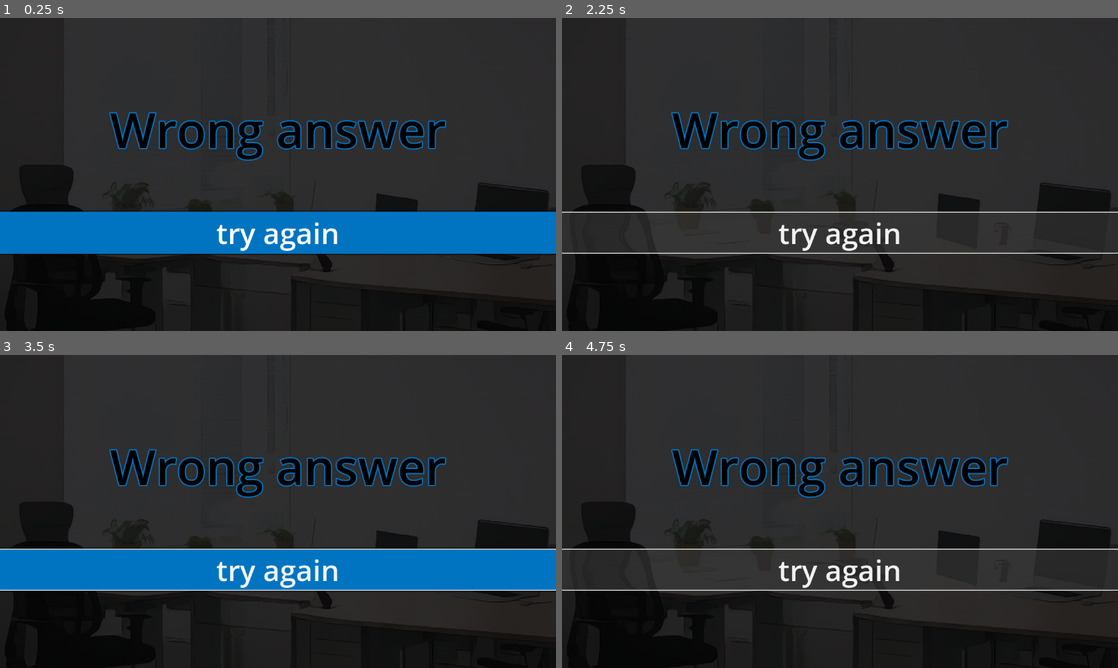
Above: before the commit, frames 1-4 (two rows, left to right).
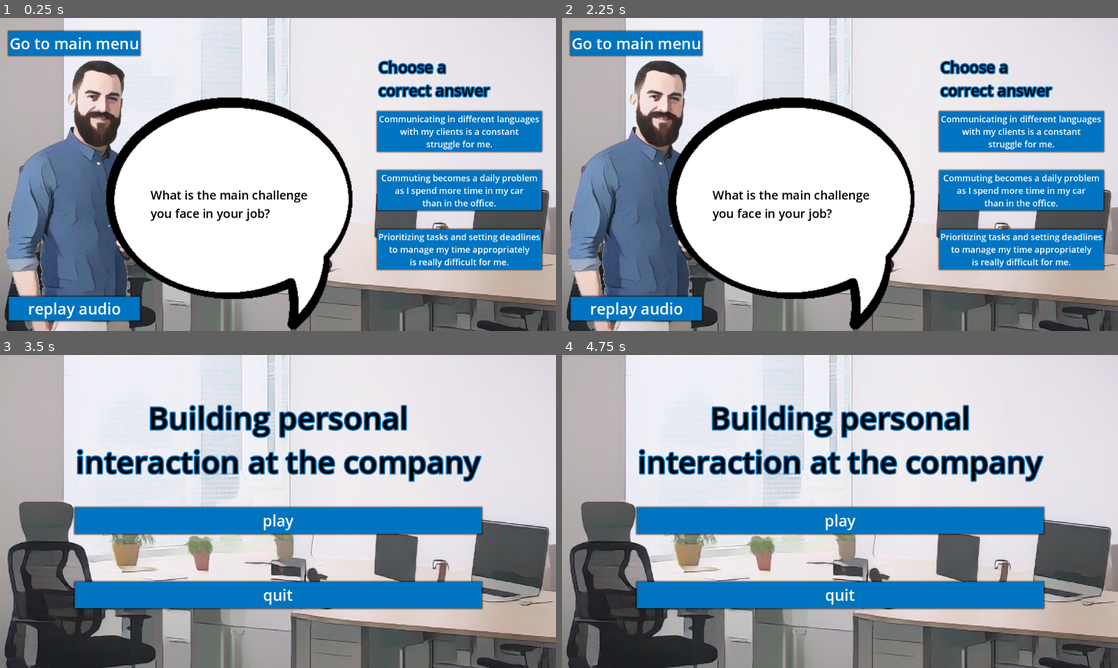
Above: after the commit, the same moments.

Repository: archibald-carrion/Conversational-english-serious-game
Game: Godot game, scene res://scenes/level_02.tscn
Same seed, same stepped clock (60 frames per second), same inputs: the game is played once before the commit and once after it. This scene is started directly instead of the project's main scene.
Inputs (mouse positions are in pixels of both pictures, inside the frame that each line leads up to):
- Up to frame 1 (0.25 s): no input
- Up to frame 2 (2.25 s): click "answer 01" (after the commit: "Communicating in different la…") at 0.5 s; click "answer 02" (after the commit: "Commuting becomes a daily pro…") at 1.25 s; click "answer 03" (after the commit: "Prioritizing tasks and settin…") at 2 s
- Up to frame 3 (3.5 s): click "Go to main menu" at 2.75 s
- Up to frame 4 (4.75 s): click (634, 646) at 3.5 s, where only the run before the commit has a clickable "replay audio"; click (840, 570) at 4.25 s, where only the run before the commit has a clickable "try again"

The runs differ from the first frame. In frame 1, 96% of the frame differs, in the area x 0-100%, y 0-100%; in frame 2, 98%; in frame 3, 98%; in frame 4, 98%.

Commit message:
add functional second level

Diff:
--- a/Conversational-english-serious-game/scripts/2nd_level.gd
+++ b/Conversational-english-serious-game/scripts/2nd_level.gd
@@ -1,5 +1,7 @@
-var questions_level_2 = [
-	{
+extends Node2D
+
+var questions = [
+{
 		"question": "What is the main challenge\nyou face in your job?",
 		"answers": [
 			"Communicating in different languages\nwith my clients is a constant\nstruggle for me.",
@@ -100,3 +102,177 @@
 		"audio_file" : "res://assets/audio/diff_02/10.mp3"
 	}
 ];
+
+
+var question_number = 0
+var current_correct_answer = 0
+var question_answered = false
+var current_correct_button = 0
+
+var score = 0
+var max_score = 100  # The maximum score achievable if all answers are correct on the first try
+var attempts = 0
+var score_per_question = max_score / questions.size()  # Divide the total score evenly among all questions
+
+var current_audio_file = ""  # Variable to store the current audio file
+
+func _ready():
+	get_node("congratulations").visible = false
+	get_node("congratulations").set_process(false)
+	get_node("not_congratulation").visible = false
+	get_node("not_congratulation").set_process(false)
+	show_question()
+
+func show_question():
+	var current_question = questions[question_number]
+	var question_text = str(current_question["question"])
+	var max_line_length = 25  # Set the maximum length for each line
+
+	#var formatted_text = ""
+	#var current_line = ""
+	#var words = question_text.split(" ")  # Split the text into words
+#
+	## Loop through each word and add them to the current line
+	#for word in words:
+		## Check if adding the next word would exceed the max line length
+		#if current_line.length() + word.length() + 1 <= max_line_length:
+			## Add the word to the current line
+			#if current_line == "":
+				#current_line = word
+			#else:
+				#current_line += " " + word
+		#else:
+			## Add the current line to the formatted text and start a new line
+			#formatted_text += current_line + "\n"
+			#current_line = word  # Start the new line with the current word
+#
+	## Add any remaining text in the current line to formatted_text
+	#if current_line != "":
+		#formatted_text += current_line
+
+	# Access the question label
+	var question_label = get_node("John/TextureRect/MarginContainer/Label")
+
+	# Apply smaller font size and center the text
+	question_label.add_theme_font_size_override("font_size", 25)  # Adjust font size (20 is an example)
+	question_label.text = question_text  # Set the formatted question text
+
+	# Update answer buttons with the current question's answers
+	var answer_button_0 = get_node("answers/HBoxContainer/answers/MarginContainer/answer_0")
+	var answer_button_1 = get_node("answers/HBoxContainer/answers/MarginContainer3/answer_1")
+	var answer_button_2 = get_node("answers/HBoxContainer/answers/MarginContainer4/answer_2")
+
+	# Apply smaller font size to the answer buttons
+	answer_button_0.add_theme_font_size_override("font_size", 18)
+	answer_button_1.add_theme_font_size_override("font_size", 18)
+	answer_button_2.add_theme_font_size_override("font_size", 18)
+
+	# Set text for the answer buttons
+	answer_button_0.text = current_question["answers"][0]
+	answer_button_1.text = current_question["answers"][1]
+	answer_button_2.text = current_question["answers"][2]
+
+	current_correct_button = current_question["correct_answer"]
+	attempts = 0  # Reset attempts for each new question
+	current_audio_file = current_question["audio_file"]
+	play_question_audio(current_audio_file)  # Play the question's audio
+
+
+
+
+func _on_answer_pressed(button_index):
+	attempts += 1
+	if button_index == current_correct_button:
+		get_node("congratulations").visible = true
+		get_node("congratulations").set_process(true)
+		get_node("congratulations/VBoxContainer/MarginContainer/next_level").visible = false
+		get_node("congratulations/VBoxContainer/MarginContainer/next_level").set_process(false)
+
+		update_score()  # Update the score based on the attempts
+	else:
+		get_node("not_congratulation").visible = true
+		get_node("not_congratulation").set_process(true)
+
+func update_score():
+	# Deduct points based on the number of attempts
+	var deduction = (attempts - 1) * (score_per_question / 3)  # Example: lose a third of points per wrong attempt
+	score += max(0, score_per_question - deduction)
+	# Ensure score is rounded correctly and does not exceed 100
+	score = round(score * 100) / 100.0
+	print("Current Score: ", score)
+
+func _on_answer_0_pressed():
+	_on_answer_pressed(0)
+
+func _on_answer_1_pressed():
+	_on_answer_pressed(1)
+
+func _on_answer_2_pressed():
+	_on_answer_pressed(2)
+
+
+
+func _on_next_question_pressed():
+	# Increment question_number only if there are more questions
+	if question_number + 1 < questions.size():
+		question_number += 1
+		get_node("congratulations").visible = false
+		get_node("congratulations").set_process(false)
+		show_question()
+	else:
+		get_node("congratulations/VBoxContainer/MarginContainer/next_level").visible = true
+		get_node("congratulations/VBoxContainer/MarginContainer/next_level").set_process(true)
+
+		get_node("congratulations/VBoxContainer/MarginContainer/next_question").visible = false
+		get_node("congratulations/VBoxContainer/MarginContainer/next_question").set_process(false)
+		# Handle the case when no more questions are available
+		print("No more questions available.")
+		display_final_score()  # Show the final score when all questions are answered
+
+func display_final_score():
+	# Ensure final score is precisely 100 if no points were lost
+	if score > max_score - score_per_question / 2:
+		score = max_score
+
+	var label = get_node("congratulations/VBoxContainer/congratulation_label")
+	label.text = "Congratulations! \nYou've completed the level.\nYour score is: " + str(score) + "/100"
+
+	# Set the font size (replace 24 with your desired size)
+	label.add_theme_font_size_override("font_size", 70)
+
+
+	Global.level_scores.append(score)  # Access the global level scores
+	print("Final Score: ", score)
+
+	#for score in Global.level_scores:
+		#print("Score: ", score)
+
+	# Additional logic can be added here to display the score on the screen, if desired.
+
+
+func _on_try_again_pressed():
+	get_node("not_congratulation").visible = false
+	get_node("not_congratulation").set_process(false)
+
+
+func _on_next_level_pressed():
+	# goto next scene
+	pass # Replace with function body.
+
+func play_question_audio(audio_file):
+	var audio_player = get_node("AudioStreamPlayer")
+	var stream = load(audio_file)  # Use load instead of preload
+	audio_player.stream = stream
+	audio_player.play()
+
+
+
+
+func _on_play_audio_again_button_pressed():
+	# Replay the audio when the button is clicked
+	if current_audio_file != "":
+		play_question_audio(current_audio_file)  # Play the stored audio file
+
+
+func _on_goback_main_menu_button_pressed():
+	get_tree().change_scene_to_file("res://scenes/main_menu.tscn")
--- a/Conversational-english-serious-game/scripts/first_level.gd
+++ b/Conversational-english-serious-game/scripts/first_level.gd
@@ -256,8 +256,7 @@
 
 
 func _on_next_level_pressed():
-	# goto next scene
-	pass # Replace with function body.
+	get_tree().change_scene_to_file("res://scenes/level_02.tscn")
 
 func play_question_audio(audio_file):
 	var audio_player = get_node("AudioStreamPlayer")
